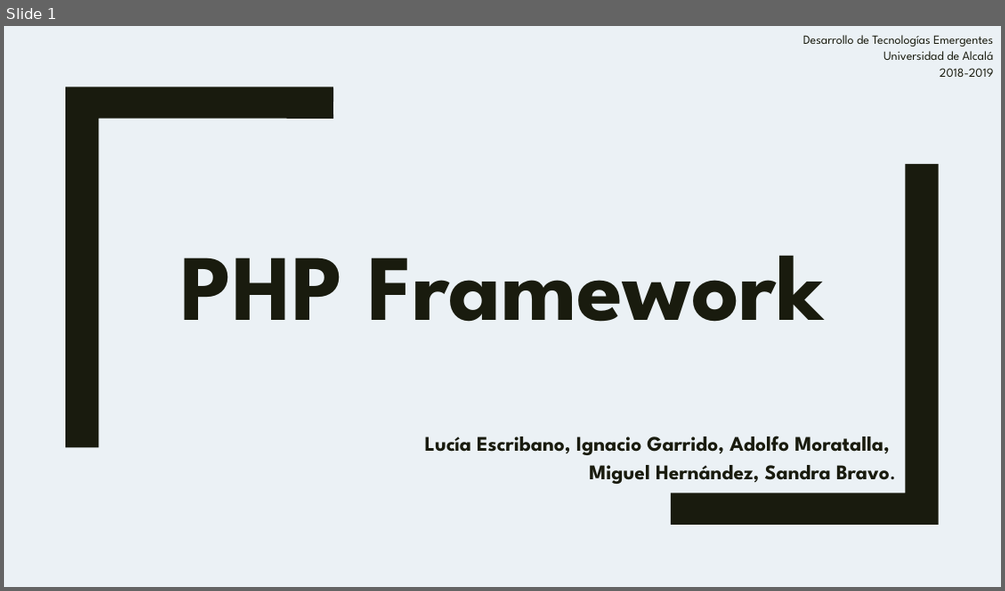
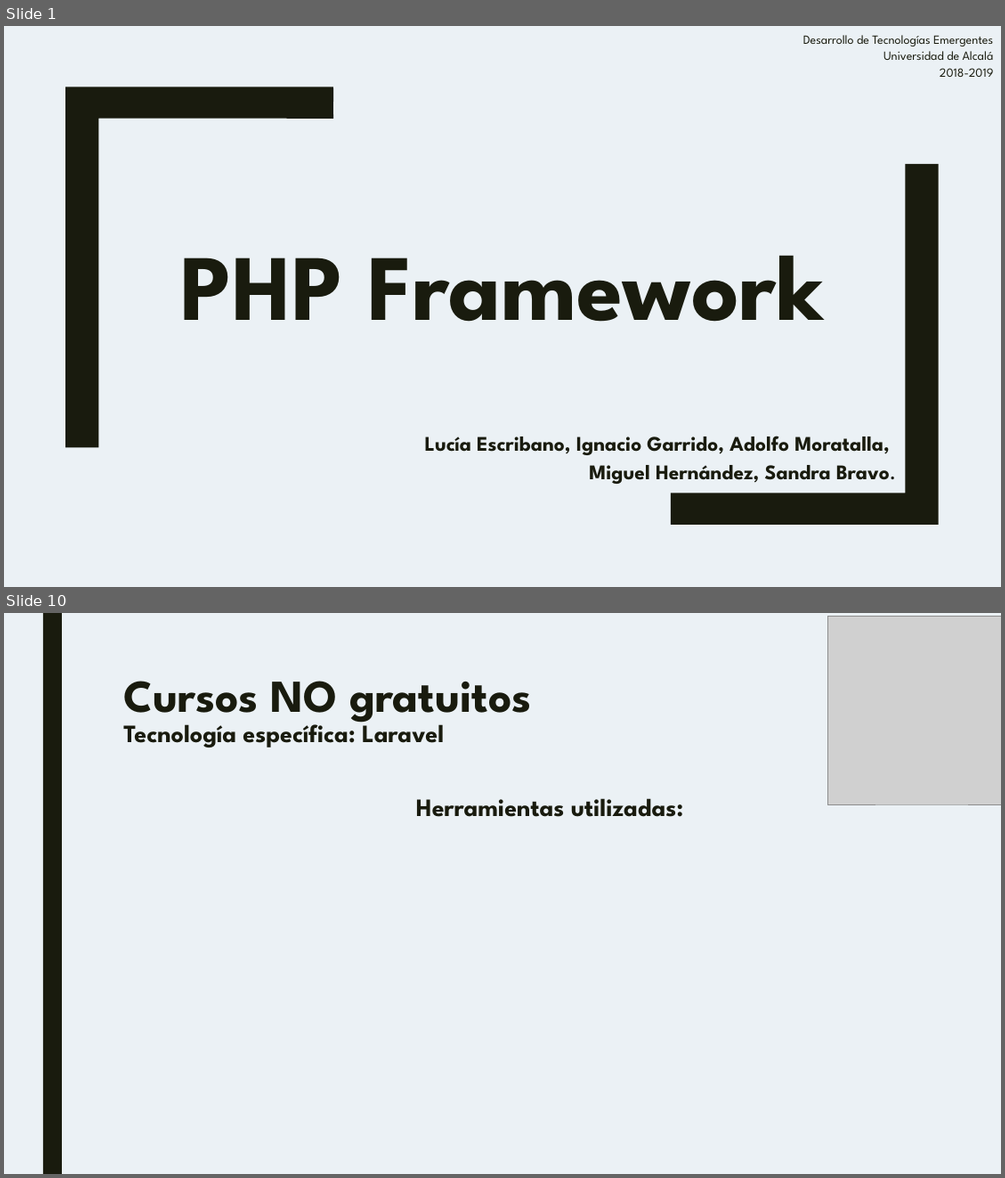
Before and after one commit to IGarrido1996/TG1_T4, a slide deck: Plantilla.pptx. Shown one above the other, each under a label of ours: slide 1 before the commit, slides 1 and 10 after it; the slides between them are not shown. The pictures are 1005x591 and 1005x1178 pixels, drawn with LibreOffice and Linux fonts; fonts in the diff are those of the drawing; grey boxes stand for pictures. Boxes give left, top, right and bottom in pixels: in the first picture for what was removed or moved away, otherwise in the second. Text is boxed around its words. In the diff, an @@ line names an element or a change of style, - is before the commit and + after.

```diff
--- a/Plantilla.pptx
+++ b/Plantilla.pptx
@@ slide 10 added at [4,613,1001,1174], background #EBF1F5 @@
@@ rectangle added at [43,613,62,1174], fill #191B0E @@
@@ picture added at [828,616,1001,804] @@
@@ title added at [123,681,532,747], 24 pt, text #191B0E, bold @@
+Cursos NO gratuitos
+Tecnología específica: Laravel
@@ text added at [416,798,683,817], 24 pt, text #191B0E, bold @@
+Herramientas utilizadas:
```
Also in this commit, not shown: 15 other slides added, 6 slides removed.
